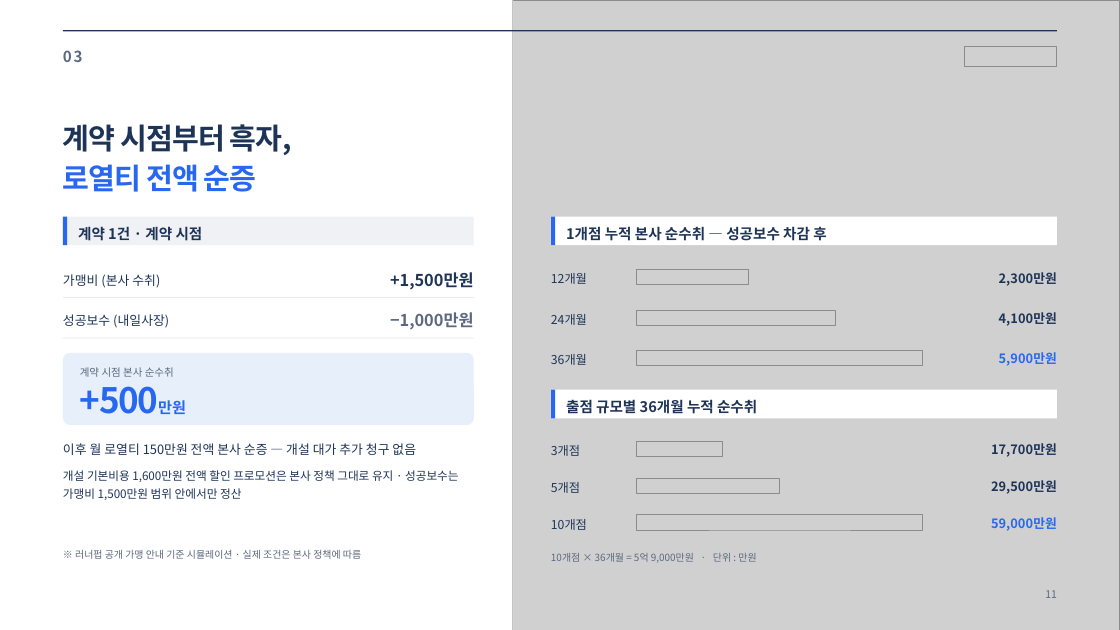
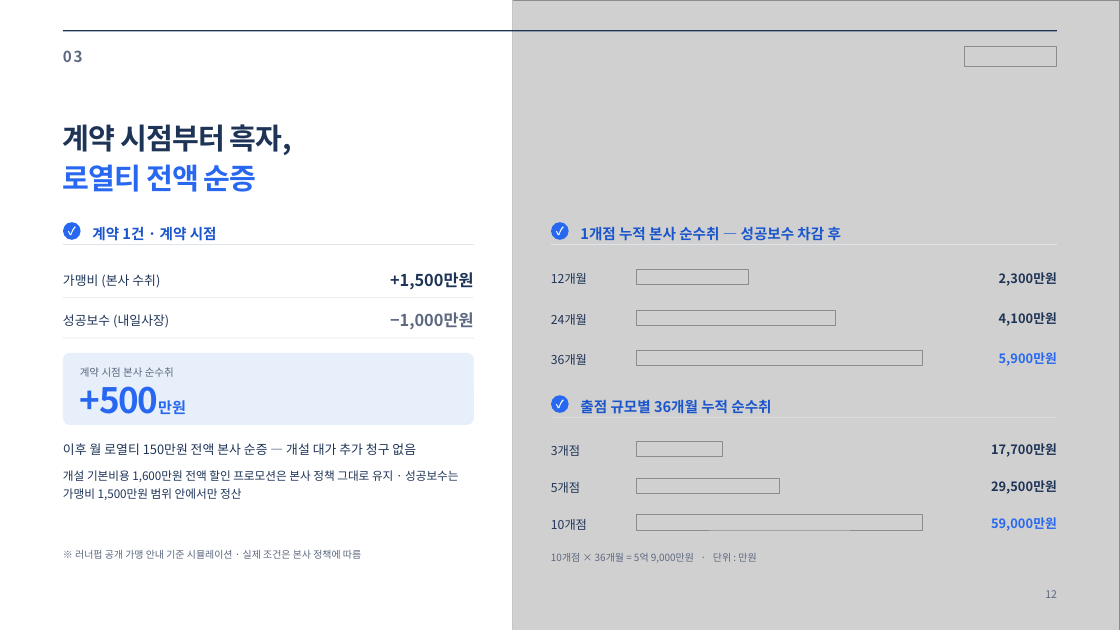
Before and after one commit to jyjzzjtube-pixel/onewillco-meeting-2026, a slide deck: slide 12 of runnerpub-proposal/runnerpub_proposal_naeilsajang.pptx (slide 11 before the commit). Drawn at 1120x630 pixels with LibreOffice and Linux fonts; fonts in the diff are those of the drawing; grey boxes stand for pictures. Boxes give left, top, right and bottom in pixels: in the first picture for what was removed or moved away, otherwise in the second. Text is boxed around its words. In the diff, an @@ line names an element or a change of style, - is before the commit and + after.

```diff
--- a/runnerpub-proposal/runnerpub_proposal_naeilsajang.pptx
+++ b/runnerpub-proposal/runnerpub_proposal_naeilsajang.pptx
@@ rectangle removed at [63, 217, 67, 245] @@
@@ ellipse added at [63, 223, 81, 240], fill #2868F0 @@
@@ text added at [63, 223, 81, 240], 9.7 pt, text #FFFFFF, bold @@
+✓
@@ text colour #1E3457 to #1A55CC in 3 elements at [580, 227, 841, 241], [580, 400, 771, 414], [92, 226, 217, 241] @@
@@ text "계약 1건 · 계약 시점": place and size @@
-text "계약 1건 · 계약 시점" at [78, 226, 203, 241]
+text "계약 1건 · 계약 시점" at [92, 226, 217, 241]
@@ rectangle removed at [551, 217, 555, 245] @@
@@ ellipse added at [551, 223, 569, 240], fill #2868F0 @@
@@ text added at [551, 223, 569, 240], 9.7 pt, text #FFFFFF, bold @@
+✓
@@ text "1개점 누적 본사 순수취 — ...": place and size @@
-text "1개점 누적 본사 순수취 — ..." at [566, 226, 826, 241]
+text "1개점 누적 본사 순수취 — ..." at [580, 227, 841, 241]
@@ rectangle: place and size @@
-rectangle at [63, 217, 474, 245]
+rectangle at [63, 245, 474, 245]
@@ rectangle at [63, 245, 474, 245]: fill #EFF1F4 to #DFE3EA @@
@@ rectangle: place and size @@
-rectangle at [551, 217, 1057, 245]
+rectangle at [551, 245, 1057, 245]
@@ rectangle at [551, 245, 1057, 245]: fill #FFFFFF to #DFE3EA @@
@@ rectangle at [551, 418, 1057, 418]: fill #FFFFFF to #DFE3EA @@
@@ rectangle: place and size @@
-rectangle at [551, 390, 1057, 418]
+rectangle at [551, 418, 1057, 418]
@@ rectangle removed at [551, 390, 555, 418] @@
@@ ellipse added at [551, 396, 569, 413], fill #2868F0 @@
@@ text added at [551, 396, 569, 413], 9.7 pt, text #FFFFFF, bold @@
+✓
@@ text "출점 규모별 36개월 누적 순수취": place and size @@
-text "출점 규모별 36개월 누적 순수취" at [566, 399, 757, 414]
+text "출점 규모별 36개월 누적 순수취" at [580, 400, 771, 414]
```
Also in this commit, not shown: 12 other slides changed, 2 slides added, 1 slide removed, 5 other files.
